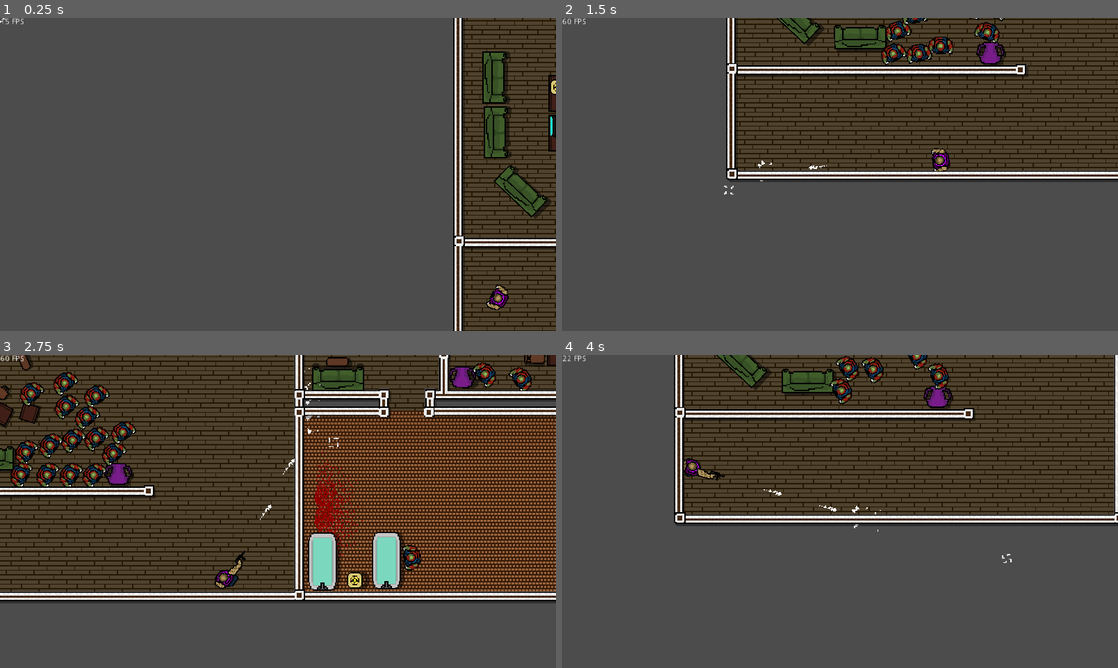
Above: before the commit, frames 1-4 (two rows, left to right).
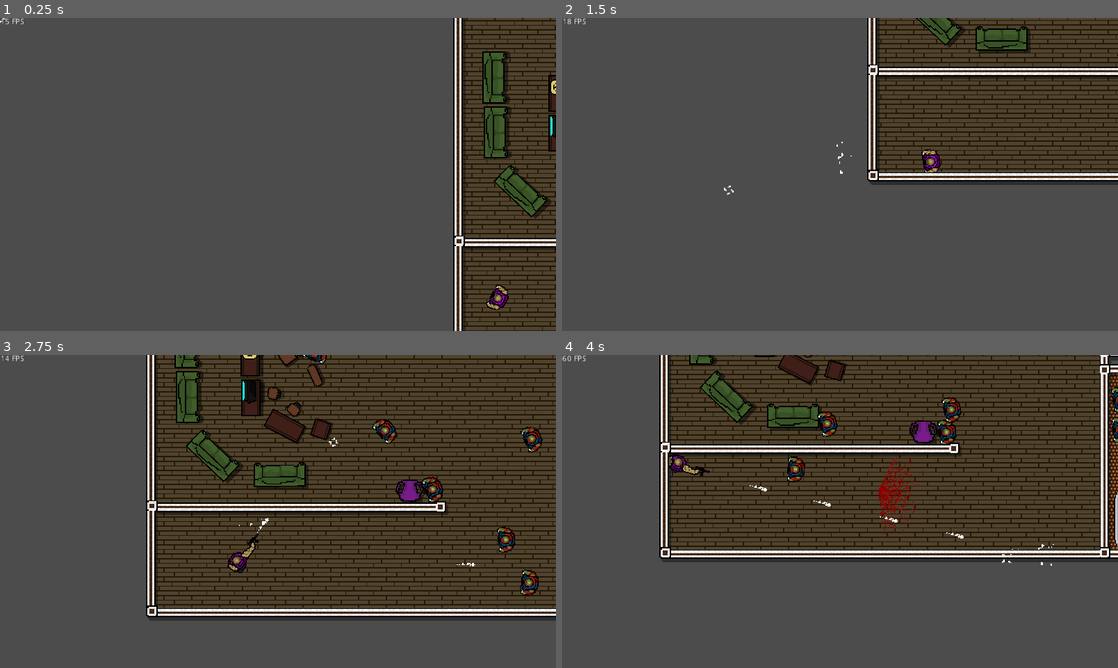
Above: after the commit, the same moments.

Repository: Martovvi/Zombie-Hunter
Game: Godot game, scene res://Game.tscn
The game is run twice, just before and just after one commit, with the same random seed, the same clock (stepped at 60 frames per second) and the same inputs.
Inputs (mouse positions are in pixels of both pictures, inside the frame that each line leads up to):
- Up to frame 1 (0.25 s): no input
- Up to frame 2 (1.5 s): tap Enter at 0.5 s; move the mouse to (962, 158) at 0.52 s; press the mouse at (962, 158) at 0.53 s; hold Right (ui_right) 0.53-1.28 s; move the mouse to (728, 190) at 1.27 s; release the mouse at (728, 190) at 1.28 s; hold Down (ui_down) from 1.28 s (still down); click (728, 190) at 1.35 s
- Up to frame 3 (2.75 s): move the mouse to (333, 442) at 2.02 s; release Down (ui_down) at 2.03 s; press the mouse at (333, 442) at 2.03 s; hold Right (ui_right) from 2.03 s (still down)
- Up to frame 4 (4 s): move the mouse to (812, 574) at 2.77 s; release Right (ui_right) at 2.78 s; release the mouse at (812, 574) at 2.78 s; hold Up (ui_up) 2.78-3.53 s; click (812, 574) at 2.85 s; move the mouse to (1006, 558) at 3.52 s; press the mouse at (1006, 558) at 3.53 s; hold Left (ui_left) from 3.53 s (still down)

The runs differ from the first frame. In frame 1, 0.1% of the frame differs, in the area x 83-100%, y 0-100%; in frame 2, 28%; in frame 3, 69%, in the area x 0-100%, y 0-85%; in frame 4, 39%.

Commit message:
Changed zombie positions in level1

Diff:
--- a/project.godot
+++ b/project.godot
@@ -42,30 +42,30 @@
 
 ui_left={
 "deadzone": 0.5,
-"events": [ Object(InputEventKey,"resource_local_to_scene":false,"resource_name":"","device":0,"alt":false,"shift":false,"control":false,"meta":false,"command":false,"pressed":false,"scancode":16777231,"unicode":0,"echo":false,"script":null)
+"events": [ Object(InputEventKey,"resource_local_to_scene":false,"resource_name":"","device":0,"alt":false,"shift":false,"control":false,"meta":false,"command":false,"pressed":false,"scancode":16777231,"physical_scancode":0,"unicode":0,"echo":false,"script":null)
 , Object(InputEventJoypadButton,"resource_local_to_scene":false,"resource_name":"","device":0,"button_index":14,"pressure":0.0,"pressed":false,"script":null)
-, Object(InputEventKey,"resource_local_to_scene":false,"resource_name":"","device":0,"alt":false,"shift":false,"control":false,"meta":false,"command":false,"pressed":false,"scancode":65,"unicode":0,"echo":false,"script":null)
+, Object(InputEventKey,"resource_local_to_scene":false,"resource_name":"","device":0,"alt":false,"shift":false,"control":false,"meta":false,"command":false,"pressed":false,"scancode":65,"physical_scancode":0,"unicode":0,"echo":false,"script":null)
  ]
 }
 ui_right={
 "deadzone": 0.5,
-"events": [ Object(InputEventKey,"resource_local_to_scene":false,"resource_name":"","device":0,"alt":false,"shift":false,"control":false,"meta":false,"command":false,"pressed":false,"scancode":16777233,"unicode":0,"echo":false,"script":null)
+"events": [ Object(InputEventKey,"resource_local_to_scene":false,"resource_name":"","device":0,"alt":false,"shift":false,"control":false,"meta":false,"command":false,"pressed":false,"scancode":16777233,"physical_scancode":0,"unicode":0,"echo":false,"script":null)
 , Object(InputEventJoypadButton,"resource_local_to_scene":false,"resource_name":"","device":0,"button_index":15,"pressure":0.0,"pressed":false,"script":null)
-, Object(InputEventKey,"resource_local_to_scene":false,"resource_name":"","device":0,"alt":false,"shift":false,"control":false,"meta":false,"command":false,"pressed":false,"scancode":68,"unicode":0,"echo":false,"script":null)
+, Object(InputEventKey,"resource_local_to_scene":false,"resource_name":"","device":0,"alt":false,"shift":false,"control":false,"meta":false,"command":false,"pressed":false,"scancode":68,"physical_scancode":0,"unicode":0,"echo":false,"script":null)
  ]
 }
 ui_up={
 "deadzone": 0.5,
-"events": [ Object(InputEventKey,"resource_local_to_scene":false,"resource_name":"","device":0,"alt":false,"shift":false,"control":false,"meta":false,"command":false,"pressed":false,"scancode":16777232,"unicode":0,"echo":false,"script":null)
+"events": [ Object(InputEventKey,"resource_local_to_scene":false,"resource_name":"","device":0,"alt":false,"shift":false,"control":false,"meta":false,"command":false,"pressed":false,"scancode":16777232,"physical_scancode":0,"unicode":0,"echo":false,"script":null)
 , Object(InputEventJoypadButton,"resource_local_to_scene":false,"resource_name":"","device":0,"button_index":12,"pressure":0.0,"pressed":false,"script":null)
-, Object(InputEventKey,"resource_local_to_scene":false,"resource_name":"","device":0,"alt":false,"shift":false,"control":false,"meta":false,"command":false,"pressed":false,"scancode":87,"unicode":0,"echo":false,"script":null)
+, Object(InputEventKey,"resource_local_to_scene":false,"resource_name":"","device":0,"alt":false,"shift":false,"control":false,"meta":false,"command":false,"pressed":false,"scancode":87,"physical_scancode":0,"unicode":0,"echo":false,"script":null)
  ]
 }
 ui_down={
 "deadzone": 0.5,
-"events": [ Object(InputEventKey,"resource_local_to_scene":false,"resource_name":"","device":0,"alt":false,"shift":false,"control":false,"meta":false,"command":false,"pressed":false,"scancode":16777234,"unicode":0,"echo":false,"script":null)
+"events": [ Object(InputEventKey,"resource_local_to_scene":false,"resource_name":"","device":0,"alt":false,"shift":false,"control":false,"meta":false,"command":false,"pressed":false,"scancode":16777234,"physical_scancode":0,"unicode":0,"echo":false,"script":null)
 , Object(InputEventJoypadButton,"resource_local_to_scene":false,"resource_name":"","device":0,"button_index":13,"pressure":0.0,"pressed":false,"script":null)
-, Object(InputEventKey,"resource_local_to_scene":false,"resource_name":"","device":0,"alt":false,"shift":false,"control":false,"meta":false,"command":false,"pressed":false,"scancode":83,"unicode":0,"echo":false,"script":null)
+, Object(InputEventKey,"resource_local_to_scene":false,"resource_name":"","device":0,"alt":false,"shift":false,"control":false,"meta":false,"command":false,"pressed":false,"scancode":83,"physical_scancode":0,"unicode":0,"echo":false,"script":null)
  ]
 }
 fire={
@@ -75,7 +75,7 @@
 }
 restart={
 "deadzone": 0.5,
-"events": [ Object(InputEventKey,"resource_local_to_scene":false,"resource_name":"","device":0,"alt":false,"shift":false,"control":false,"meta":false,"command":false,"pressed":false,"scancode":82,"unicode":0,"echo":false,"script":null)
+"events": [ Object(InputEventKey,"resource_local_to_scene":false,"resource_name":"","device":0,"alt":false,"shift":false,"control":false,"meta":false,"command":false,"pressed":false,"scancode":82,"physical_scancode":0,"unicode":0,"echo":false,"script":null)
  ]
 }
 
--- a/scenes/levels/level1.tscn
+++ b/scenes/levels/level1.tscn
@@ -26,7 +26,7 @@
 extents = Vector2( 439.01, 14.0895 )
 
 [sub_resource type="RectangleShape2D" id=4]
-extents = Vector2( 13.142, 143.306 )
+extents = Vector2( 13.53, 143.357 )
 
 [sub_resource type="RectangleShape2D" id=5]
 extents = Vector2( 13.7474, 60.7707 )
@@ -93,7 +93,8 @@
 shape = SubResource( 3 )
 
 [node name="Wall4" type="CollisionShape2D" parent="Walls"]
-position = Vector2( 612.694, -524.931 )
+position = Vector2( 612.306, -524.476 )
+scale = Vector2( 1, 1 )
 z_index = 5
 shape = SubResource( 4 )
 
@@ -161,7 +162,8 @@
 z_index = -3
 texture = ExtResource( 2 )
 __meta__ = {
-"_edit_group_": true
+"_edit_group_": true,
+"_edit_lock_": true
 }
 
 [node name="Level1Walls" type="Sprite" parent="."]
@@ -169,19 +171,17 @@
 z_index = 3
 texture = ExtResource( 1 )
 __meta__ = {
-"_edit_group_": true
+"_edit_group_": true,
+"_edit_lock_": true
 }
 
 [node name="Level1Shadows" type="Sprite" parent="Level1Walls"]
 modulate = Color( 0, 0, 0, 0.533333 )
-position = Vector2( 12.483, 22.196 )
+position = Vector2( 13, 23 )
 z_index = -1
 texture = ExtResource( 3 )
 
 [node name="Furniture" type="Node2D" parent="."]
-__meta__ = {
-"_edit_group_": true
-}
 
 [node name="Couch" parent="Furniture" instance=ExtResource( 4 )]
 position = Vector2( -298.231, -95.6627 )
@@ -347,92 +347,70 @@
 rotation = 0.0154603
 
 [node name="Zombie" parent="." instance=ExtResource( 15 )]
-position = Vector2( -189.293, -134.102 )
-rotation = 0.586686
+position = Vector2( -212.655, -143.684 )
 
 [node name="Zombie2" parent="." instance=ExtResource( 15 )]
-position = Vector2( -147.913, -17.1143 )
-rotation = 0.935436
+position = Vector2( 71.1602, -124.303 )
 
 [node name="Zombie3" parent="." instance=ExtResource( 15 )]
-position = Vector2( -83.5217, -127.399 )
-rotation = 1.02152
+position = Vector2( -183.16, -140.463 )
 
 [node name="Zombie4" parent="." instance=ExtResource( 15 )]
-position = Vector2( 151.898, -128.958 )
+position = Vector2( 159.466, -152.503 )
 
 [node name="Zombie5" parent="." instance=ExtResource( 15 )]
-position = Vector2( 271.866, -51.5835 )
+position = Vector2( 353.433, -147.445 )
 
 [node name="Zombie6" parent="." instance=ExtResource( 15 )]
-position = Vector2( 216.7, 63.2003 )
+position = Vector2( 257.063, 111.131 )
 
 [node name="Zombie7" parent="." instance=ExtResource( 15 )]
-position = Vector2( 120.434, 47.8426 )
+position = Vector2( 78.3893, 26.8203 )
 
 [node name="Zombie8" parent="." instance=ExtResource( 15 )]
 position = Vector2( 171.376, 104.029 )
 
 [node name="Zombie9" parent="." instance=ExtResource( 15 )]
-position = Vector2( -107.984, -56.1599 )
-rotation = 0.773022
+position = Vector2( 291.301, 109.228 )
 
 [node name="Zombie10" parent="." instance=ExtResource( 15 )]
-position = Vector2( -139.812, -82.1585 )
+position = Vector2( -79.0311, 28.3256 )
 
 [node name="Zombie11" parent="." instance=ExtResource( 15 )]
-position = Vector2( -80.9267, 4.77614 )
-rotation = 1.11714
+position = Vector2( 30.3838, 113.256 )
 
 [node name="Zombie12" parent="." instance=ExtResource( 15 )]
-position = Vector2( -46.4407, -128.478 )
-rotation = 1.40527
+position = Vector2( 10.1953, 71.5015 )
 
 [node name="Zombie13" parent="." instance=ExtResource( 15 )]
-position = Vector2( -73.666, -82.8567 )
-rotation = 0.891636
+position = Vector2( 30.6592, -25.1636 )
 
 [node name="Zombie14" parent="." instance=ExtResource( 15 )]
-position = Vector2( -106.987, -100.666 )
-rotation = 0.496736
+position = Vector2( 75.3966, 0.790474 )
 
 [node name="Zombie15" parent="." instance=ExtResource( 15 )]
-position = Vector2( -75.6675, -28.5515 )
-rotation = 0.475778
-
-[node name="Zombie16" parent="." instance=ExtResource( 15 )]
-position = Vector2( -2.21817, -133.644 )
-rotation = 1.39446
+position = Vector2( 285.338, -3.68923 )
 
 [node name="Zombie17" parent="." instance=ExtResource( 15 )]
-position = Vector2( -114.429, -18.8052 )
-rotation = 0.707912
+position = Vector2( 95.2997, -93.1575 )
 
 [node name="Zombie18" parent="." instance=ExtResource( 15 )]
-position = Vector2( -149.731, -126.515 )
-rotation = 1.15193
+position = Vector2( -217.059, -115.099 )
 
 [node name="Zombie19" parent="." instance=ExtResource( 15 )]
-position = Vector2( -2.13376, -59.7195 )
-rotation = 1.31575
+position = Vector2( -100.859, -40.6035 )
 
 [node name="Zombie20" parent="." instance=ExtResource( 15 )]
-position = Vector2( 226.814, -59.2863 )
+position = Vector2( 328.562, -54.2409 )
 
 [node name="Zombie21" parent="." instance=ExtResource( 15 )]
-position = Vector2( 229.436, -161.92 )
+position = Vector2( 200.005, -125.762 )
 
 [node name="Zombie22" parent="." instance=ExtResource( 15 )]
-position = Vector2( 317.461, -70.149 )
+position = Vector2( 200.577, -150.875 )
 
 [node name="Zombie23" parent="." instance=ExtResource( 15 )]
-position = Vector2( -171.736, -107.981 )
-
-[node name="Zombie24" parent="." instance=ExtResource( 15 )]
-position = Vector2( -168.739, -46.1761 )
-
-[node name="Zombie25" parent="." instance=ExtResource( 15 )]
-position = Vector2( -162.746, 11.1341 )
+position = Vector2( -180.138, -101.789 )
 
 [editable path="Furniture/Couch"]
 [editable path="Furniture/Couch2"]
